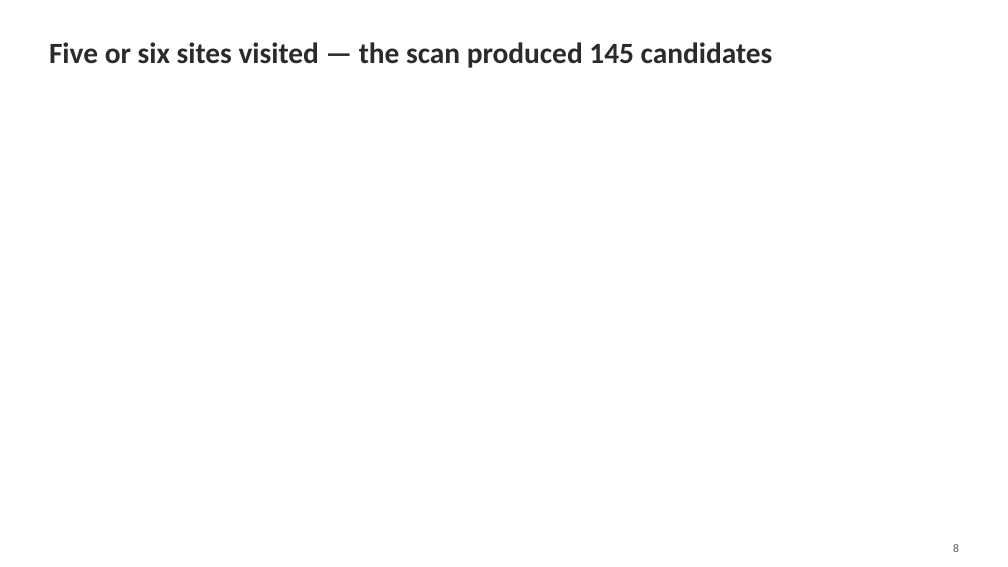
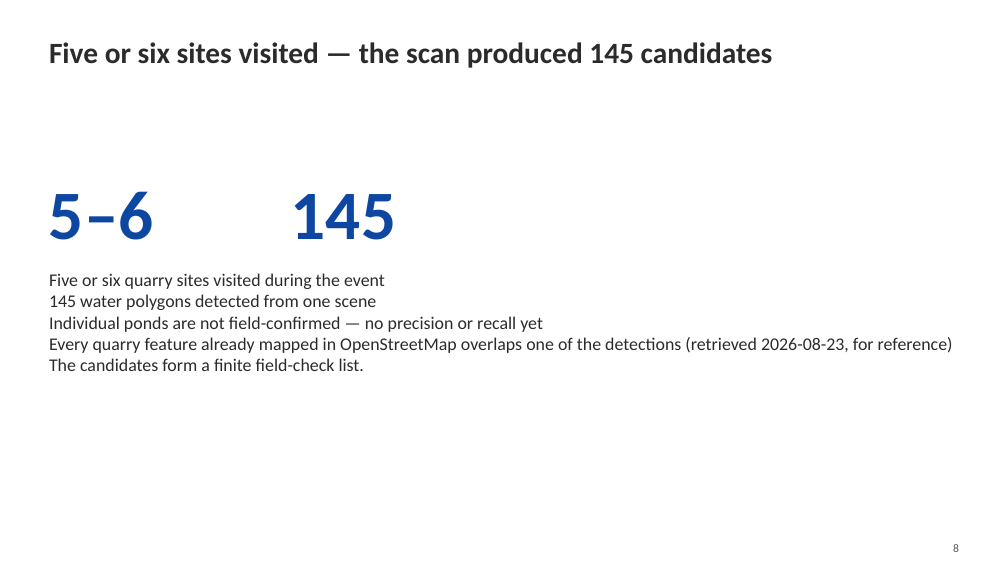
Before and after one commit to mopinfish/geo-laboratory, a slide deck: slide 8 of docs/presentations/exp002_kitagi_foss4g2026_presentation.pptx. Drawn at 1008x567 pixels with LibreOffice and Linux fonts; fonts in the diff are those of the drawing. Boxes give left, top, right and bottom in pixels: in the first picture for what was removed or moved away, otherwise in the second. Text is boxed around its words. In the diff, an @@ line names an element or a change of style, - is before the commit and + after.

```diff
--- a/docs/presentations/exp002_kitagi_foss4g2026_presentation.pptx
+++ b/docs/presentations/exp002_kitagi_foss4g2026_presentation.pptx
@@ text added at <box>49,191,154,240</box>, 66 pt, text #0D47A1, bold @@
+5–6
@@ text added at <box>291,194,396,240</box>, 66 pt, text #0D47A1, bold @@
+145
@@ text added at <box>49,273,953,371</box>, 17 pt, text #2B2B2B @@
+Five or six quarry sites visited during the event
+145 water polygons detected from one scene
+Individual ponds are not field-confirmed — no precision or recall yet
+Every quarry feature already mapped in OpenStreetMap overlaps one of the detections (retrieved 2026-08-23, for reference)
+The candidates form a finite field-check list.
```
Also in this commit, not shown: 11 other slides changed, 2 other files.
